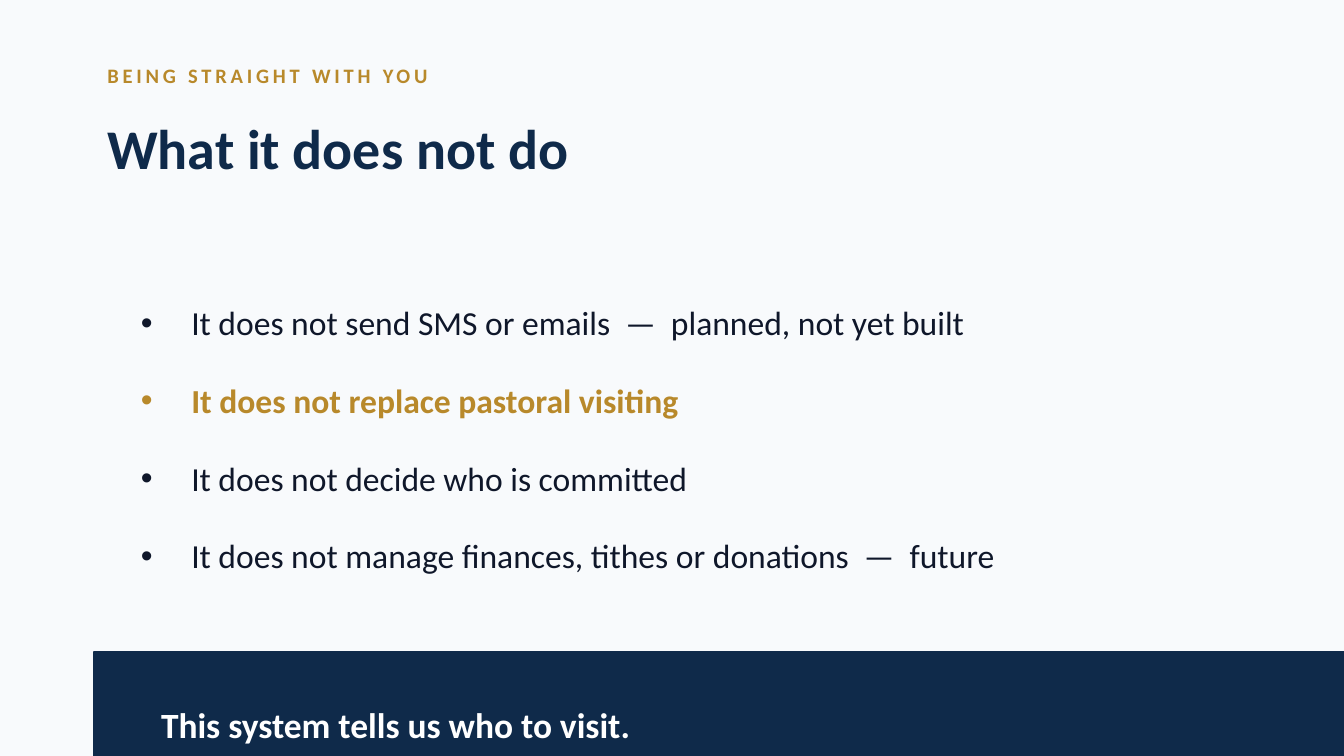
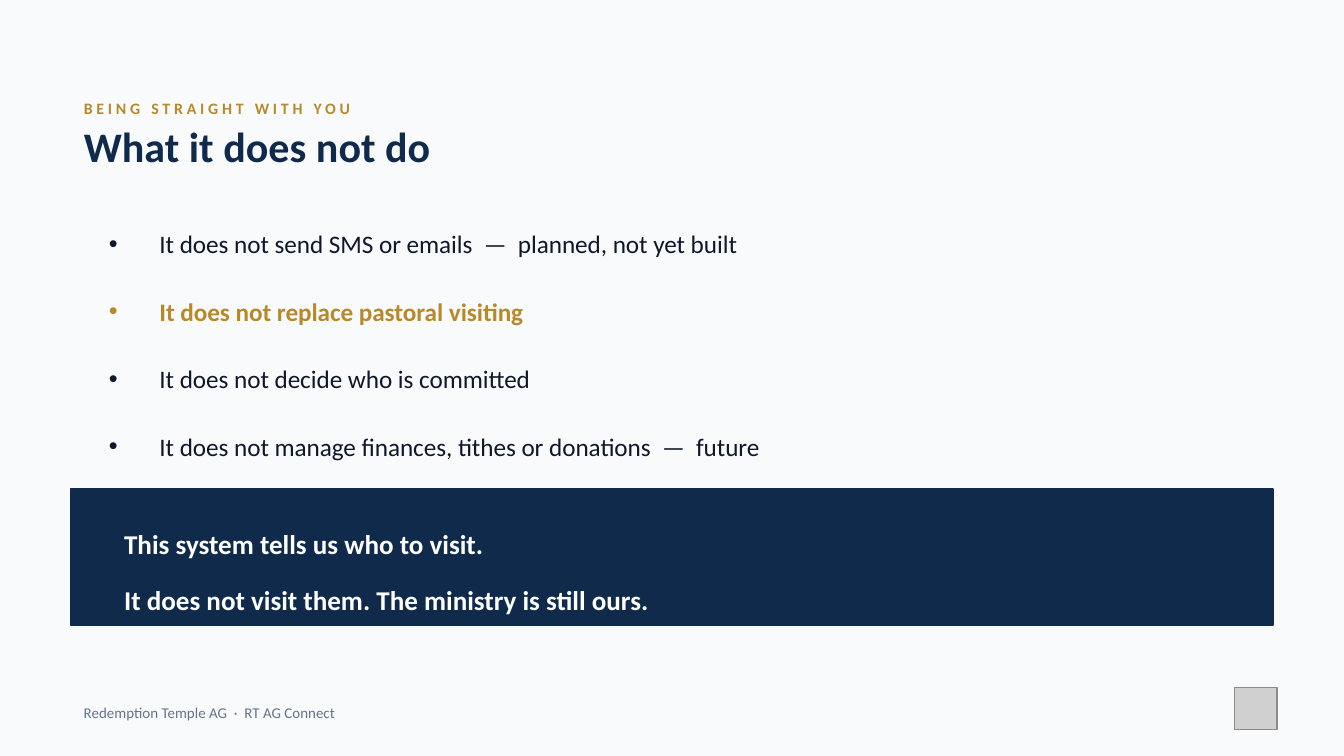
Before and after one commit to nhanhayhaw/ChurchCONNECT, a slide deck: slide 19 of docs/ChurchConnect-Leadership-Presentation.pptx. Drawn at 1344x756 pixels with LibreOffice and Linux fonts; fonts in the diff are those of the drawing; grey boxes stand for pictures; background and template pictures are left out. Boxes give left, top, right and bottom in pixels: in the first picture for what was removed or moved away, otherwise in the second. Text is boxed around its words. In the diff, an @@ line names an element or a change of style, - is before the commit and + after.

```diff
--- a/docs/ChurchConnect-Leadership-Presentation.pptx
+++ b/docs/ChurchConnect-Leadership-Presentation.pptx
@@ text "What it does not do": place and size @@
-text "What it does not do" at box(107, 129, 568, 170)
+text "What it does not do" at box(84, 132, 430, 163)
@@ text "What it does not do" at box(84, 132, 430, 163): size 30 to 22.5 pt @@
@@ text "BEING STRAIGHT WITH YOU": place and size @@
-text "BEING STRAIGHT WITH YOU" at box(107, 69, 428, 83)
+text "BEING STRAIGHT WITH YOU" at box(84, 103, 350, 114)
@@ text "BEING STRAIGHT WITH YOU" at box(84, 103, 350, 114): size 11 to 8.5 pt @@
@@ text "It does not send SMS ...": place and size @@
-text "It does not send SMS ..." at box(191, 311, 995, 574)
+text "It does not send SMS ..." at box(159, 235, 759, 461)
@@ text "It does not send SMS ..." at box(159, 235, 759, 461): size 18 to 13.5 pt @@
@@ rectangle: place and size @@
-rectangle at box(94, 652, 1344, 756)
+rectangle at box(70, 489, 1273, 625)
@@ text "This system tells us who ...": place and size @@
-text "This system tells us who ..." at box(161, 713, 630, 744)
+text "This system tells us who ..." at box(124, 535, 648, 615)
@@ text "This system tells us who ..." at box(124, 535, 648, 615): size 19 to 14.5 pt @@
@@ picture added at box(1235, 688, 1278, 731) @@
@@ text added at box(84, 707, 334, 721), 8 pt, text #64748B @@
+Redemption Temple AG · RT AG Connect
```
Also in this commit, not shown: 21 other slides changed, 5 other files.
